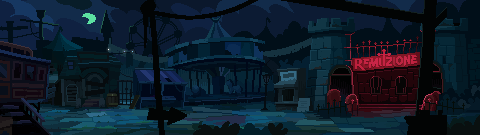
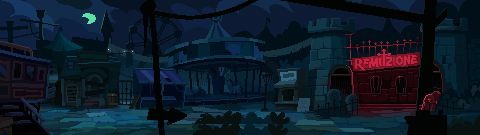
The second 480 x 135 image is a revision of the first. Changes to its layers:
added layer "ForegroundBushes.png" in group "Props" over [195, 110, 290, 124]
showed "Tombstones01.png" over [327, 89, 435, 116]
